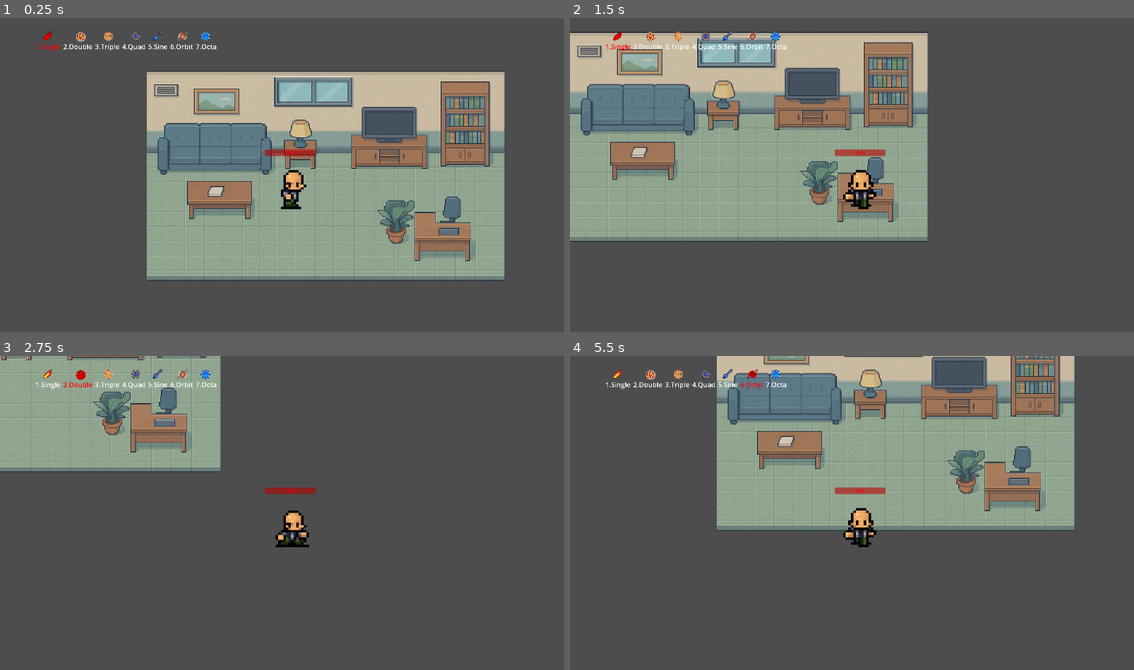
Above: before the commit, frames 1-4 (two rows, left to right).
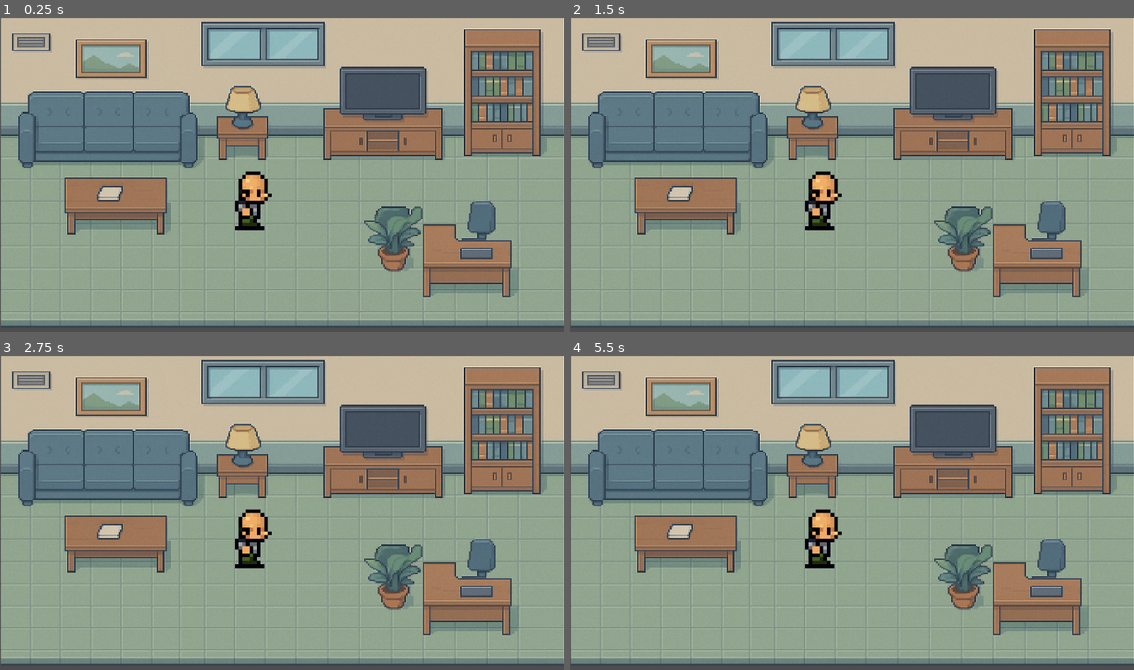
Above: after the commit, the same moments.

Repository: levi-tabosa/trabai_andrea
Game: Godot game, scene res://scenes/level_3.tscn
The game is run twice, just before and just after one commit, with the same random seed, the same clock (stepped at 60 frames per second) and the same inputs. This scene is started directly instead of the project's main scene.
Inputs:
- Up to frame 1 (0.25 s): no input
- Up to frame 2 (1.5 s): tap Enter (ui_accept) at 0.5, 0.77 s; hold Right (ui_right) 0.53-1.28 s; tap Keypad Enter (enter) at 0.6 s; hold Down (ui_down) from 1.28 s (still down); tap 1 (select-1) at 1.35 s
- Up to frame 3 (2.75 s): tap Enter (ui_accept) at 1.52 s; release Down (ui_down) at 2.03 s; hold Right (ui_right) from 2.03 s (still down); tap 2 (select-2) at 2.1 s
- Up to frame 4 (5.5 s): release Right (ui_right) at 2.78 s; hold Up (ui_up) 2.78-3.53 s; tap 3 (select-3) at 2.85 s; tap Enter (ui_accept) at 3.02, 3.77, 4.52 s; hold Left (ui_left) 3.53-5.03 s; tap 4 (select-4) at 3.6 s; tap 5 (select-5) at 4.35 s; hold Down (ui_down) from 5.03 s (still down); tap 6 (select-6) at 5.1 s

The runs differ from the first frame. In frame 1, 78% of the frame differs, in the area x 0-100%, y 0-99%; in frame 2, 80%; in frame 3, 93%; in frame 4, 88%.
Error before the commit: Invalid access to property or key 'health_component' on a base object of type 'null instance'. (res://scripts/ui.gd:16)

Commit message:
Update house.tscn

Diff:
--- a/scenes/house.tscn
+++ b/scenes/house.tscn
@@ -1,14 +1,31 @@
-[gd_scene load_steps=3 format=3 uid="uid://ddlfjbrrlwrg6"]
+[gd_scene load_steps=5 format=3 uid="uid://ddlfjbrrlwrg6"]
 
 [ext_resource type="Texture2D" uid="uid://22j2lerionoc" path="res://assets/ChatGPT Image 21 de abr. de 2025, 17_16_57.png" id="1_d7po0"]
-[ext_resource type="PackedScene" uid="uid://isvtb1om0gsd" path="res://scenes/player.tscn" id="2_qtlar"]
+[ext_resource type="Texture2D" uid="uid://bwy5jy1axmfmr" path="res://assets/PC Computer - The Escapists - The Walking Dead - Glenn.png" id="2_qtlar"]
+
+[sub_resource type="AtlasTexture" id="AtlasTexture_rk7hg"]
+atlas = ExtResource("2_qtlar")
+region = Rect2(32, 128, 16, 16)
+
+[sub_resource type="SpriteFrames" id="SpriteFrames_se78b"]
+animations = [{
+"frames": [{
+"duration": 1.0,
+"texture": SubResource("AtlasTexture_rk7hg")
+}],
+"loop": true,
+"name": &"default",
+"speed": 5.0
+}]
 
 [node name="house" type="Node2D"]
 
 [node name="Sprite2D" type="Sprite2D" parent="."]
-position = Vector2(235.969, 202.5)
-scale = Vector2(0.238322, 0.209961)
+position = Vector2(578.5, 327.25)
+scale = Vector2(0.750651, 0.628418)
 texture = ExtResource("1_d7po0")
 
-[node name="player" parent="." instance=ExtResource("2_qtlar")]
-position = Vector2(191, 203)
+[node name="AnimatedSprite2D" type="AnimatedSprite2D" parent="."]
+position = Vector2(510, 390)
+scale = Vector2(7.5, 7.5)
+sprite_frames = SubResource("SpriteFrames_se78b")
